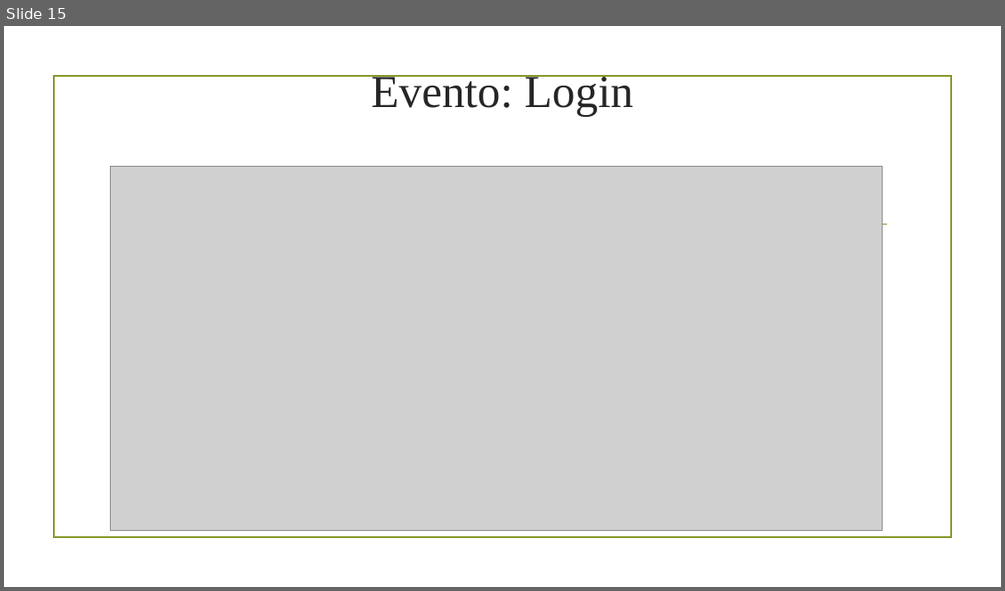
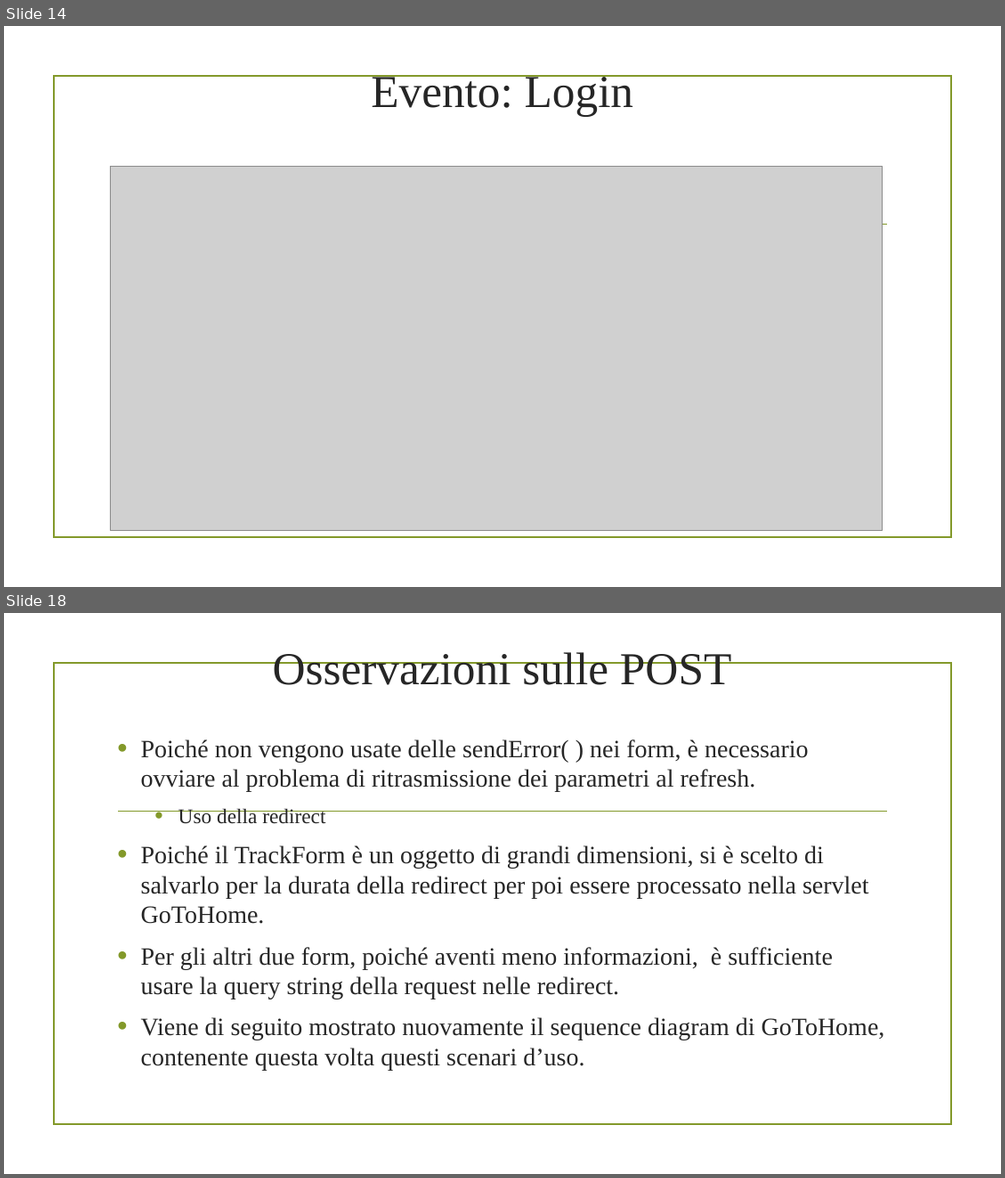
Before and after one commit to alex-atanassov/TIW2021-Atanassov-Bruno, a slide deck: deliverables/Presentazione progetto TIW.pptx. Shown one above the other, each under a label of ours: slide 15 before the commit, slides 14 and 18 after it; the slides between them are not shown. The pictures are 1005x591 and 1005x1178 pixels, drawn with LibreOffice and Linux fonts; fonts in the diff are those of the drawing; grey boxes stand for pictures; background and template pictures are left out. Boxes give left, top, right and bottom in pixels: in the first picture for what was removed or moved away, otherwise in the second. Text is boxed around its words. In the diff, an @@ line names an element or a change of style, - is before the commit and + after.

```diff
--- a/deliverables/Presentazione progetto TIW.pptx
+++ b/deliverables/Presentazione progetto TIW.pptx
@@ slide 18 added at (4, 613, 1001, 1174), background picture (left out); not listed: 2 template elements that a slide beside it also shows @@
@@ title added at (273, 652, 731, 685), 44 pt, text #262626 @@
+Osservazioni sulle POST
@@ text added at (141, 739, 885, 1070), 24 pt, text #262626 @@
+• Poiché non vengono usate delle sendError( ) nei form, è necessario ovviare al problema di ritrasmissione dei parametri al refresh.
+  • Uso della redirect
+• Poiché il TrackForm è un oggetto di grandi dimensioni, si è scelto di salvarlo per la durata della redirect per poi essere processato nella servlet GoToHome.
+• Per gli altri due form, poiché aventi meno informazioni, è sufficiente usare la query string della request nelle redirect.
+• Viene di seguito mostrato nuovamente il sequence diagram di GoToHome, contenente questa volta questi scenari d’uso.
@@ what was slide 15 is now slide 14 @@
```
Also in this commit, not shown: 29 slides changed, 3 other slides added, 3 slides removed.
